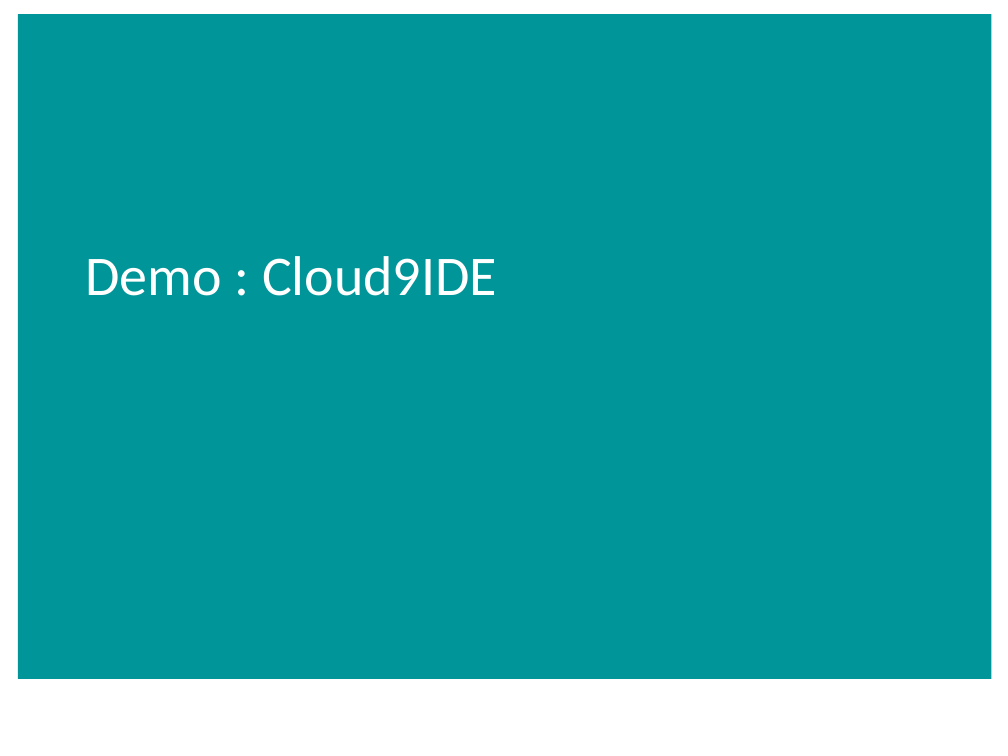
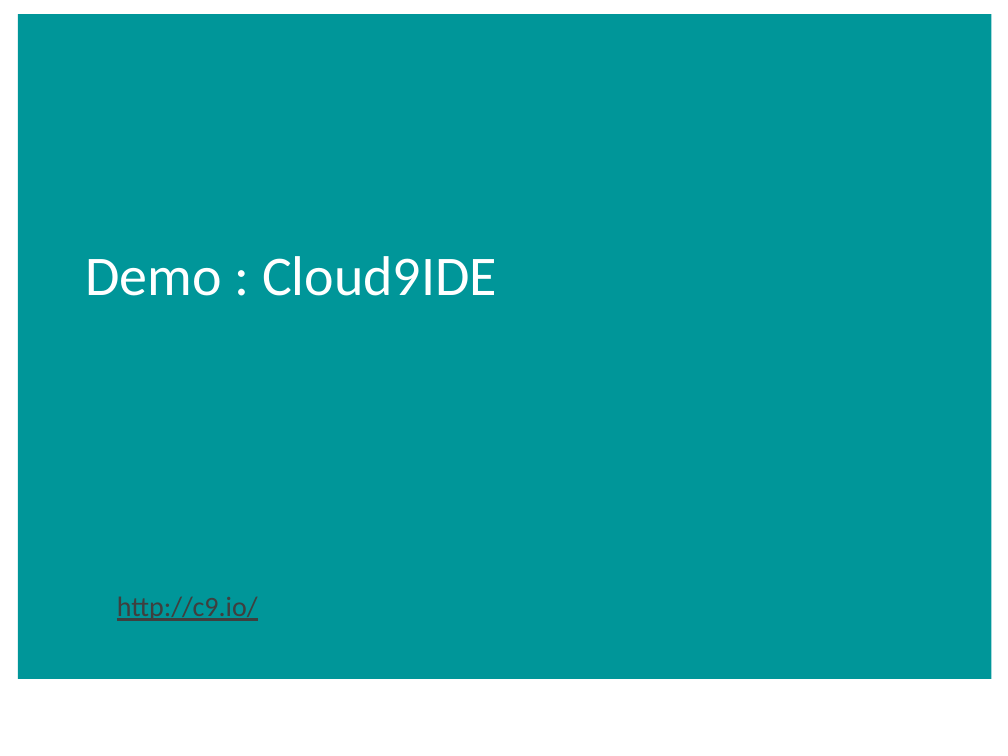
Before and after one commit to aidancasey/AzureNodeChatClient, a slide deck: slide 13 of presentation/Building Node.js Applications on Windows Azure.pptx. Drawn at 1008x756 pixels with LibreOffice and Linux fonts; fonts in the diff are those of the drawing; background and template pictures are left out. Boxes give left, top, right and bottom in pixels: in the first picture for what was removed or moved away, otherwise in the second. Text is boxed around its words. In the diff, an @@ line names an element or a change of style, - is before the commit and + after.

```diff
--- a/presentation/Building Node.js Applications on Windows Azure.pptx
+++ b/presentation/Building Node.js Applications on Windows Azure.pptx
@@ text added at box(117, 596, 258, 621), 20 pt, text #3F3F3F, underline @@
+http://c9.io/
```
Also in this commit, not shown: 9 other slides changed.
